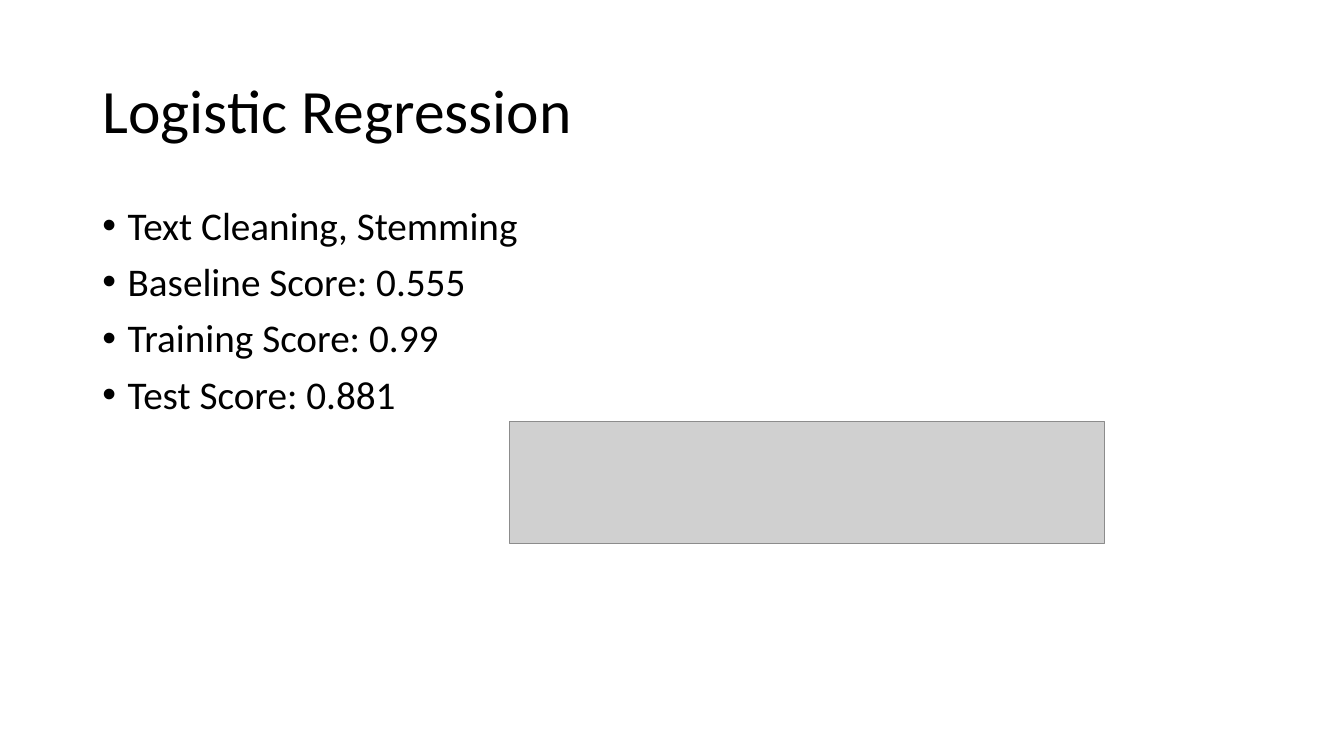
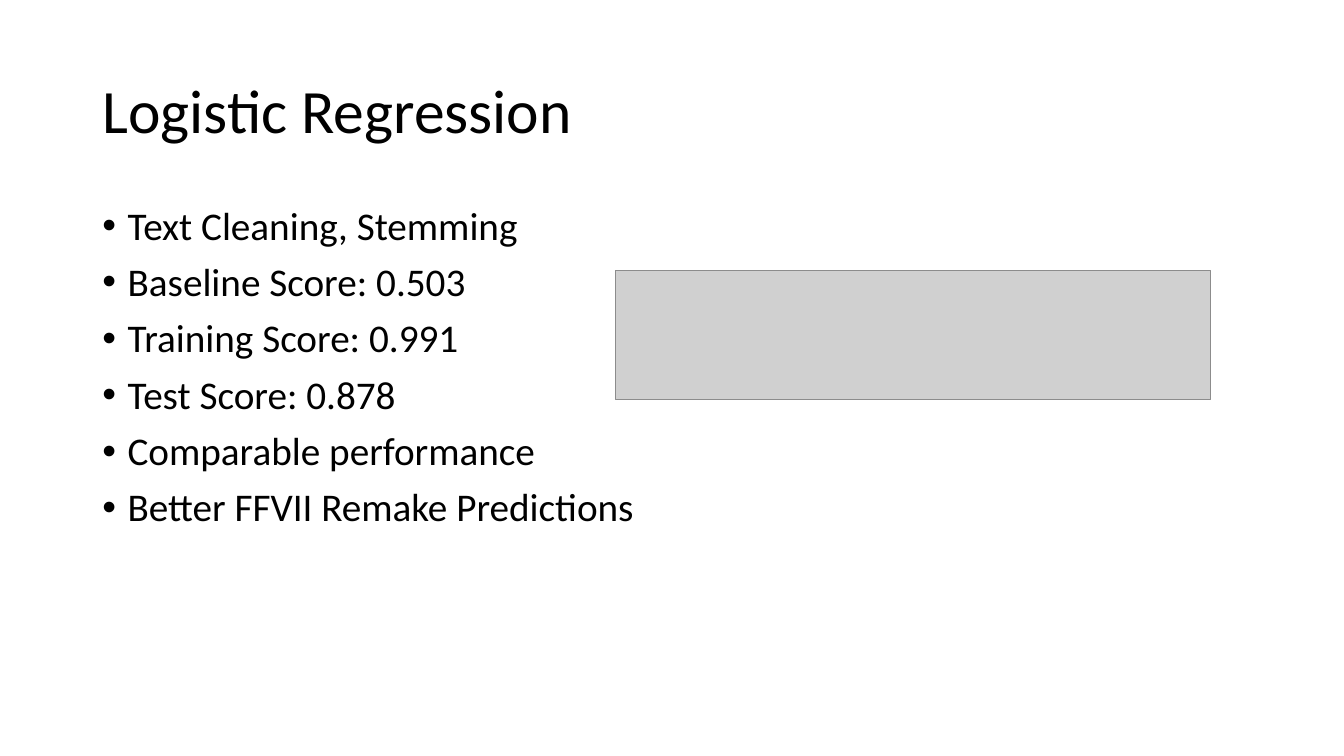
Before and after one commit to junkang85/DSI-Project-3, a slide deck: slide 9 of DSI Project_3.pptx (slide 7 before the commit). Drawn at 1344x756 pixels with LibreOffice and Linux fonts; fonts in the diff are those of the drawing; grey boxes stand for pictures. Boxes give left, top, right and bottom in pixels: in the first picture for what was removed or moved away, otherwise in the second. Text is boxed around its words. In the diff, an @@ line names an element or a change of style, - is before the commit and + after.

```diff
--- a/DSI Project_3.pptx
+++ b/DSI Project_3.pptx
@@ text at bbox=[128, 268, 633, 522]: text changed @@
-• Baseline Score: 0.555
-• Training Score: 0.99
-• Test Score: 0.881
+• Baseline Score: 0.503
+• Training Score: 0.991
+• Test Score: 0.878
+• Comparable performance
+• Better FFVII Remake Predictions
@@ picture added at bbox=[616, 270, 1212, 399] @@
@@ picture removed at bbox=[509, 422, 1105, 543] @@
```
Also in this commit, not shown: 5 other slides changed, 2 slides added, 6 other files.
